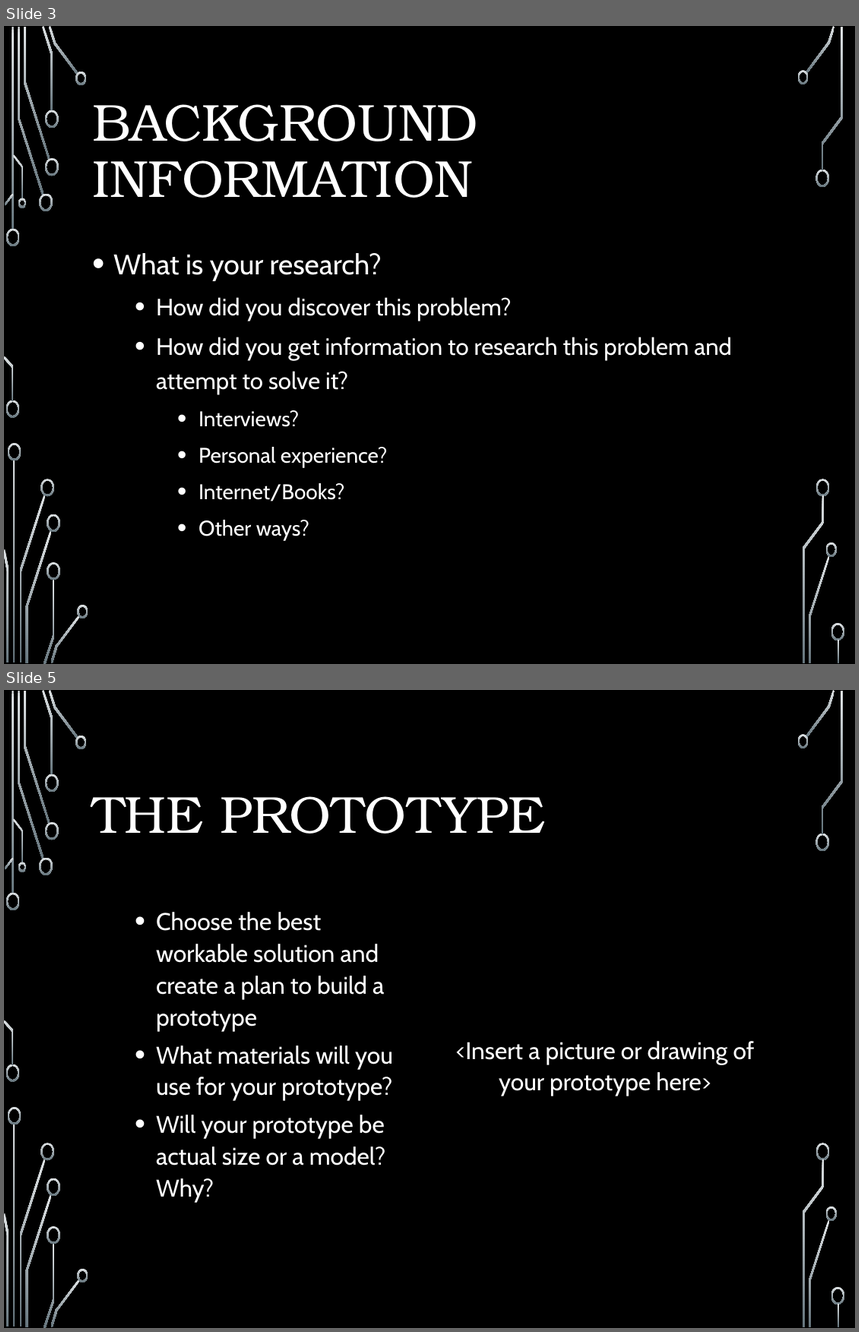
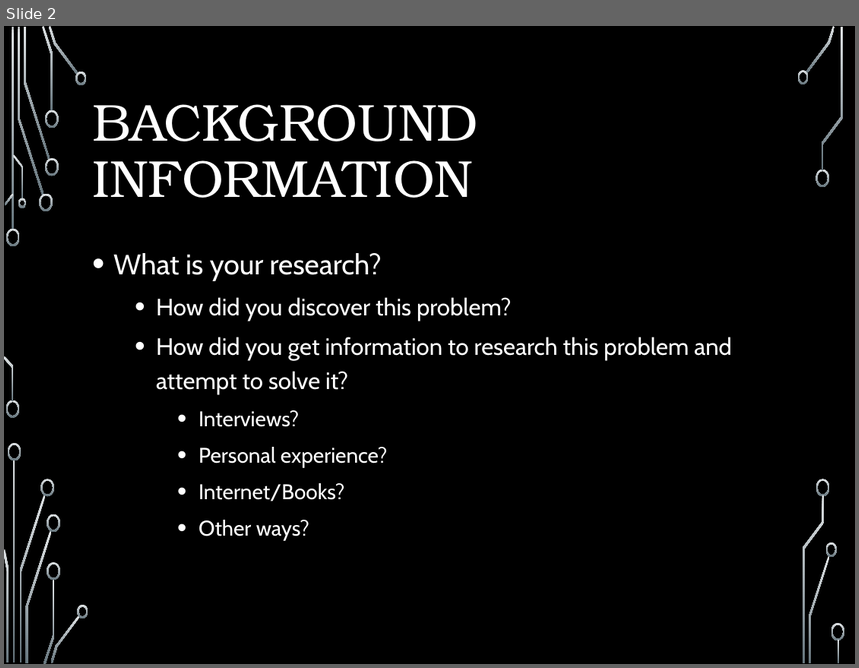
Before and after one commit to yasenstar/ontology-pizza-cn, a slide deck: 使用Protégé建立pizza本体模型.pptx. Shown one above the other, each under a label of ours: slides 3 and 5 before the commit, slide 2 after it; the slides between them are not shown. The pictures are 859x1332 and 859x668 pixels, drawn with LibreOffice and Linux fonts; fonts in the diff are those of the drawing; background and template pictures are left out. Boxes give left, top, right and bottom in pixels: in the first picture for what was removed or moved away, otherwise in the second. Text is boxed around its words. In the diff, an @@ line names an element or a change of style, - is before the commit and + after.

```diff
--- a/使用Protégé建立pizza本体模型.pptx
+++ b/使用Protégé建立pizza本体模型.pptx
@@ slide 5 removed at <box>4,690,855,1328</box>, background picture (left out); not listed: 36 template elements that a slide beside it also shows @@
@@ title removed at <box>92,796,545,834</box> @@
-THE PROTOTYPE
@@ text removed at <box>156,912,393,1203</box> @@
-  • Choose the best workable solution and create a plan to build a prototype
-  • What materials will you use for your prototype?
-  • Will your prototype be actual size or a model? Why?
@@ text removed at <box>456,1041,755,1097</box> @@
-<Insert a picture or drawing of your prototype here>
@@ what was slide 3 is now slide 2 @@
```
Also in this commit, not shown: 5 other slides removed.
